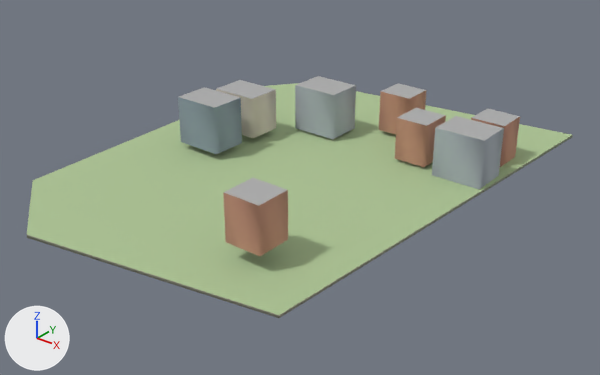
A saved change to the glTF model godot_project/remake/sky/islands/SKY-043.lod2.glb.
Camera for both pictures: a camera (50 mm lens) standing at (251.0, -313.0, 180.0) and looking at (1.0, -2.0, -13.0). Lighting does not change. The marker at lower left points along +X, +Y and +Z. The older version comes first. Vertices at exactly the same position are counted once.

Names of what the first picture shows: 'buildings', 'deck', 'rock'.
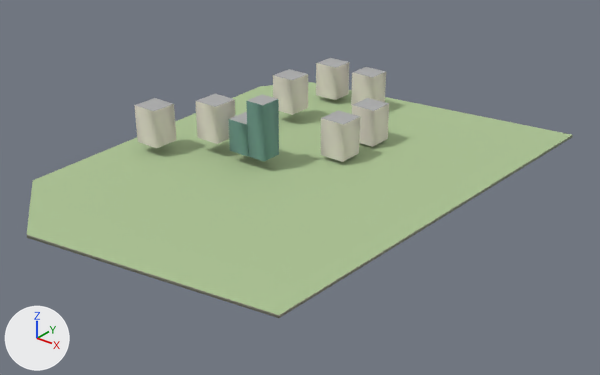
What the commit changed:
me_buildings is used by ob_buildings; location (0.0, 0.0, 0.0).
me_buildings had 64 vertices, 80 faces and spanned x -64.0..88.0, y -96.0..80.0, z 0.0..32.0.
me_buildings now has 72 vertices, 90 faces and spans x -79.0..19.0, y -42.0..98.0, z 2.0..37.0.
me_buildings part 1: the loose piece of 8 vertices spanning x -64.0..-37.0, y -24.0..-4.0, z 4.0..30.0 is scaled about its middle by (0.407, 0.6, 1.17), then moved by (37.0, 0.0, 5.0).
me_buildings part 2: the loose piece of 8 vertices spanning x -64.0..-37.0, y 4.0..24.0, z 3.0..27.0 is scaled about its middle by (0.463, 0.8, 0.769), then moved by (26.0, -27.0, 0.0).
me_buildings part 3: the loose piece of 8 vertices spanning x -32.0..-4.0, y 35.0..56.0, z 1.0..28.0 is scaled about its middle by (0.537, 0.714, 0.805), then moved by (30.0, -26.0, -2.0).
me_buildings part 4: the loose piece of 8 vertices spanning x 8.0..28.0, y 62.0..80.0, z 2.0..25.0 is scaled about its middle by (0.763, 0.833, 0.907), then moved by (-64.0, -85.0, 5.0).
me_buildings part 5: the loose piece of 8 vertices spanning x 37.0..55.0, y 34.0..53.0, z 2.0..25.0 is scaled about its middle by (0.833, 0.763, 0.907), then moved by (-93.0, 48.0, 0.0).
me_buildings part 6: the loose piece of 8 vertices spanning x 62.0..88.0, y 31.0..52.0, z 0.0..26.0 is scaled about its middle by (0.537, 0.714, 0.805), then moved by (-63.0, 6.0, -1.0).
me_buildings part 7: the loose piece of 8 vertices spanning x 66.0..84.0, y 62.0..80.0, z 0.0..23.0 is scaled about its middle by (0.763, 0.833, 0.907), then moved by (-120.0, -23.0, 6.0).
me_buildings part 8: the loose piece of 8 vertices spanning x 37.0..56.0, y -96.0..-78.0, z 8.0..32.0 is scaled about its middle by (0.789, 0.806, 0.907), then moved by (-118.0, 52.0, -4.0).
me_buildings part 9: the loose piece of 8 vertices spanning x -32.0..-4.0, y 35.0..56.0, z 1.0..28.0 is copied, and the copy is scaled about its middle by (0.556, 0.69, 0.805), then moved by (-1.0, 46.0, -1.0); it spans x -27.0..-12.0, y 84.0..98.0, z 3.0..24.0.

Changed parts and their boxes (x1, y1, x2, y2) in the pictures (600 x 375 px; the box of a moved part takes in the faces that stretch with it):
'buildings', reshaped (25% narrower, 42% shorter)
    before: (178, 76, 520, 256)
    after: (134, 58, 389, 162)
part 1 of me_buildings, moved or reshaped
    before: (178, 87, 242, 154)
    after: (246, 94, 279, 161)
part 2 of me_buildings, moved or reshaped
    before: (216, 80, 276, 138)
    after: (229, 112, 248, 156)
part 3 of me_buildings, moved or reshaped
    before: (295, 76, 356, 139)
    after: (321, 110, 360, 162)
part 4 of me_buildings, moved or reshaped
    before: (379, 83, 426, 135)
    after: (195, 94, 235, 144)
part 5 of me_buildings, moved or reshaped
    before: (395, 108, 446, 167)
    after: (316, 58, 349, 100)
part 6 of me_buildings, moved or reshaped
    before: (432, 116, 504, 189)
    after: (352, 98, 389, 147)
part 7 of me_buildings, moved or reshaped
    before: (471, 108, 520, 167)
    after: (273, 69, 308, 115)
part 8 of me_buildings, moved or reshaped
    before: (223, 178, 288, 256)
    after: (134, 98, 176, 148)
part 9 of me_buildings, added
    after: (351, 67, 386, 105)
